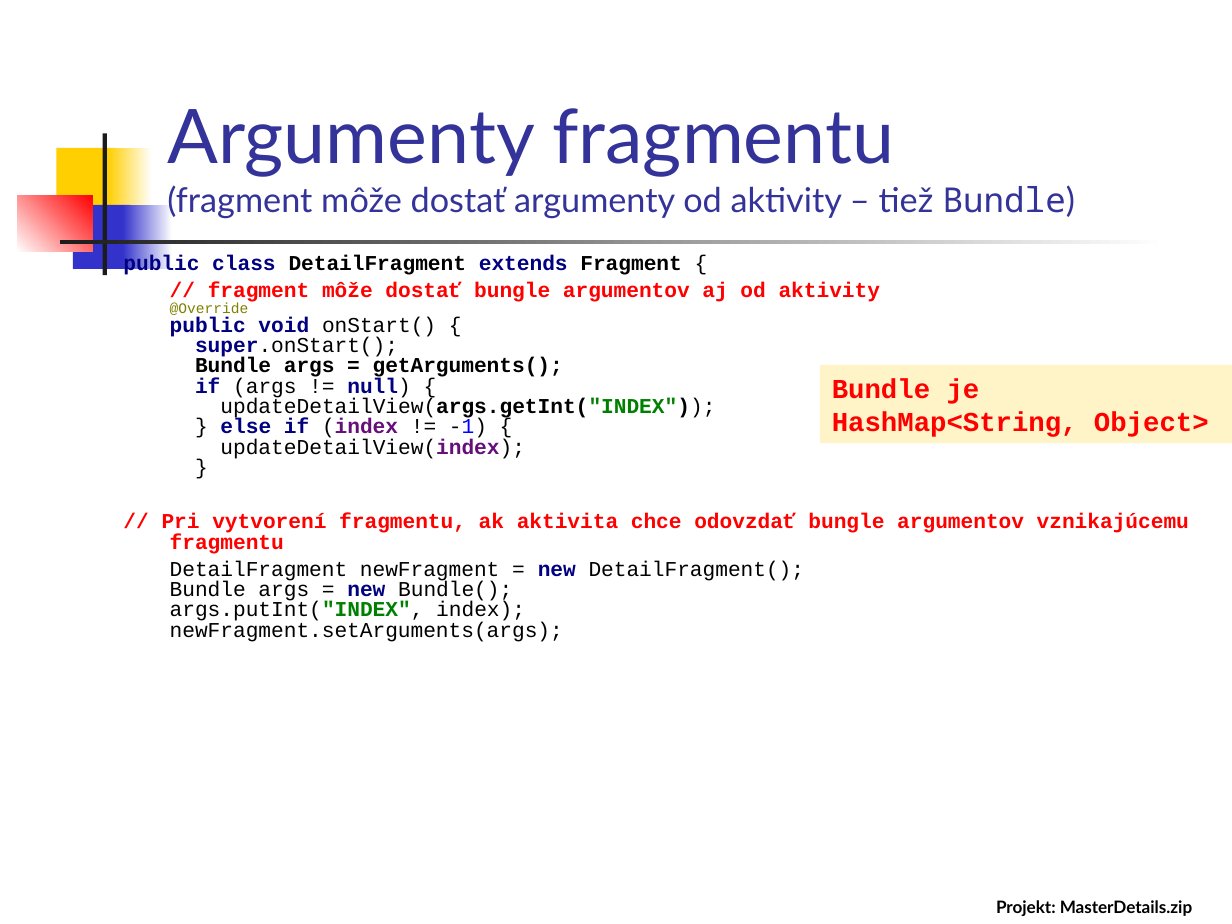
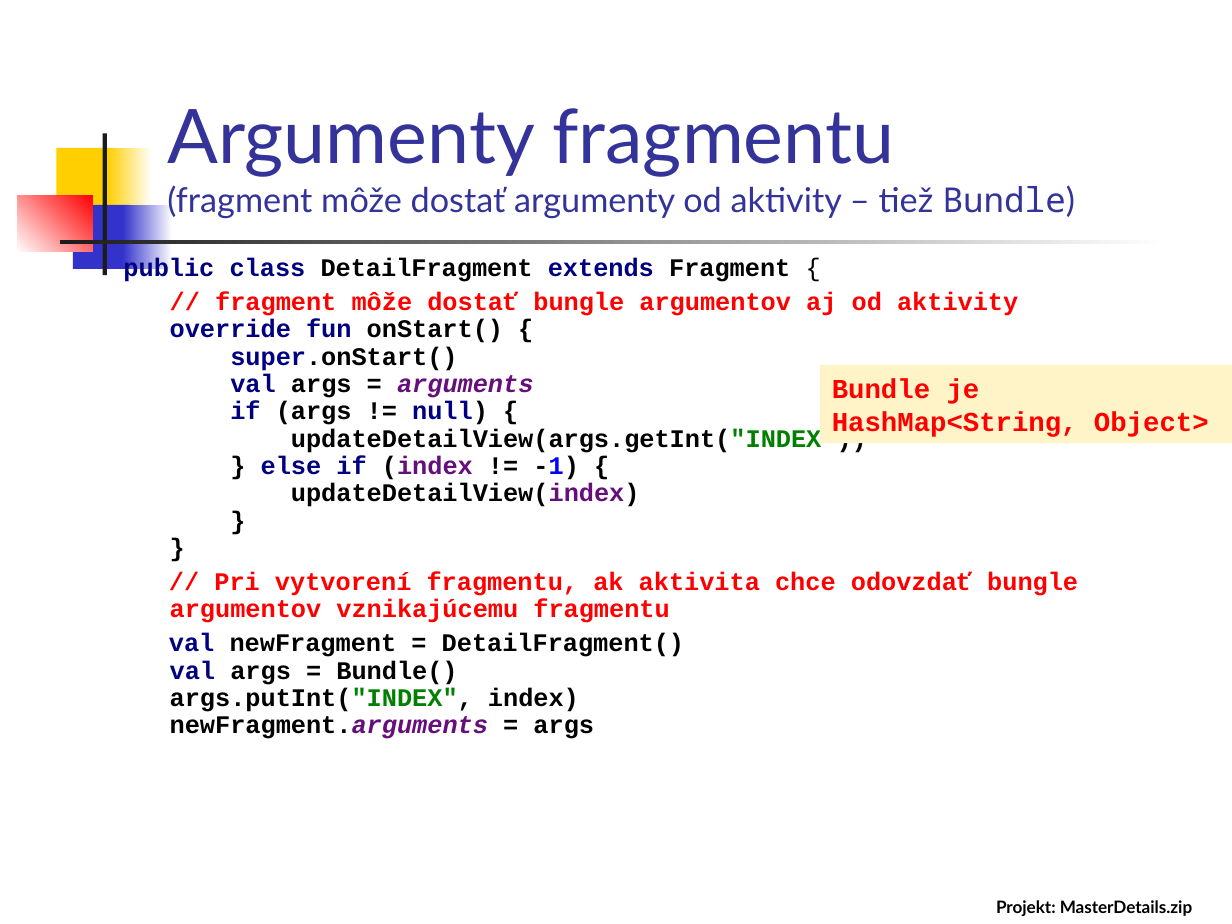
Before and after one commit to vmandro/Prednasky, a slide deck: slide 39 of 07/07_Android.ppt (slide 34 before the commit). Drawn at 1232x924 pixels with LibreOffice and Linux fonts; fonts in the diff are those of the drawing. Boxes give left, top, right and bottom in pixels: in the first picture for what was removed or moved away, otherwise in the second. Text is boxed around its words. In the diff, an @@ line names an element or a change of style, - is before the commit and + after.

```diff
--- a/07/07_Android.ppt
+++ b/07/07_Android.ppt
@@ text at (123, 257, 1078, 623): size 12.4 to 14.8 pt in "public class DetailFragment extends Fragment {", "// Pri vytvorení fragmentu, ak aktivita chce ..."; line spacing 0.8 to 0.9 @@
@@ text at (170, 292, 1018, 507): text changed; size 12.4 to 14.8 pt @@
-// fragment môže dostať bungle argumentov aj od aktivity
-@Override
-public void onStart() {
-super.onStart();
-Bundle args = getArguments();
-if (args != null) {
-updateDetailView(args.getInt("INDEX"));
-} else if (index != -1) {
-updateDetailView(index);
-}
+// fragment môže dostať bungle argumentov aj od aktivity
+override fun onStart() {
+super.onStart()
+val args = arguments
+if (args != null) {
+updateDetailView(args.getInt("INDEX"))
+} else if (index != -1) {
+updateDetailView(index)
+}
+}
@@ text at (169, 633, 684, 739): text changed; size 12.4 to 14.8 pt; bold on @@
-DetailFragment newFragment = new DetailFragment();
-Bundle args = new Bundle();
-args.putInt("INDEX", index);
-newFragment.setArguments(args);
+val newFragment = DetailFragment()
+val args = Bundle()
+args.putInt("INDEX", index)
+newFragment.arguments = args
```
Also in this commit, not shown: 23 other slides changed, 9 slides added, 2 slides removed, 1 other file.
